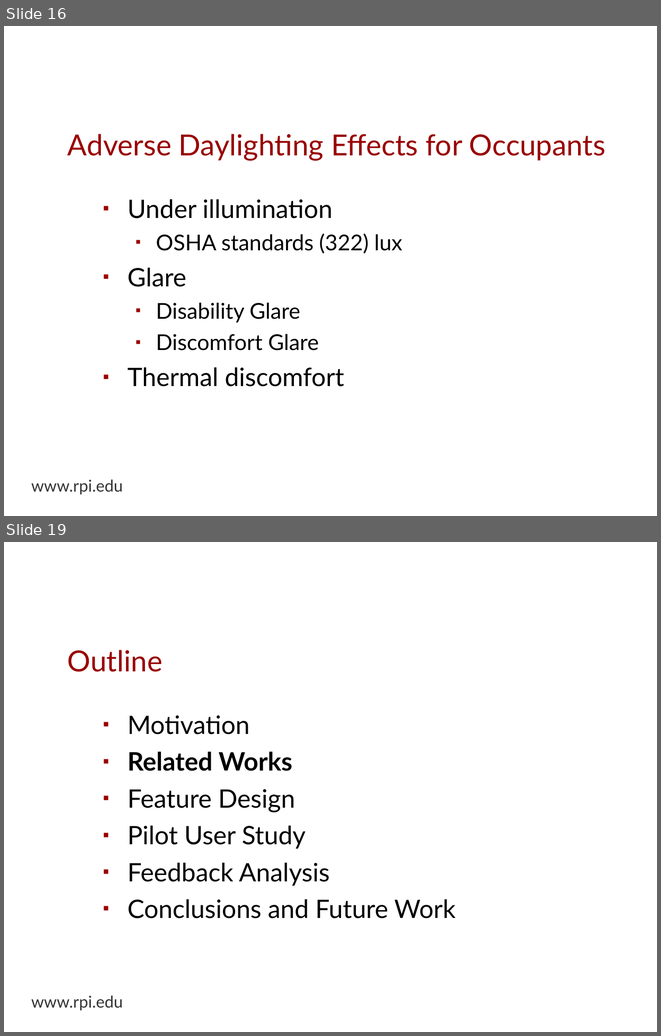
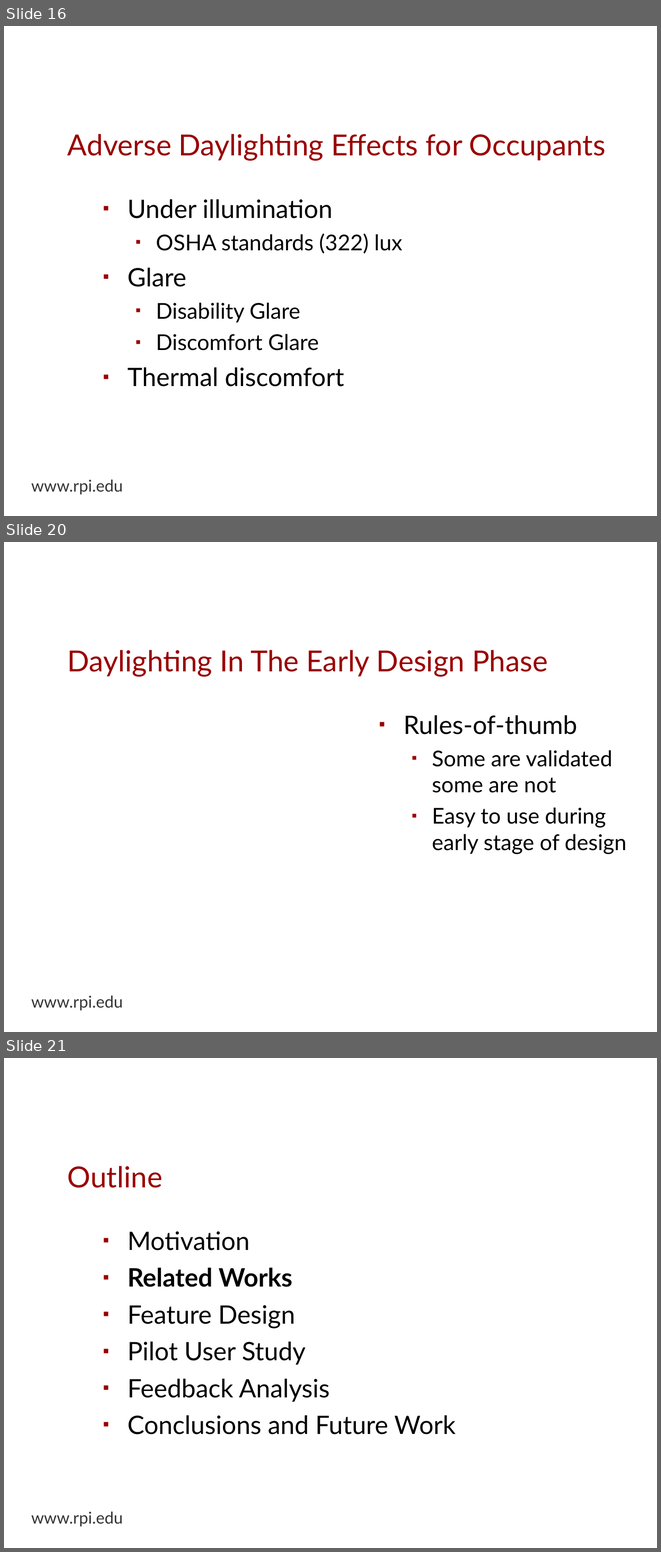
Before and after one commit to espinm2/master_presentation, a slide deck: max_espinoza.odp. Shown one above the other, each under a label of ours: slides 16 and 19 before the commit, slides 16, 20 and 21 after it; the slides between them are not shown. The pictures are 661x1036 and 661x1552 pixels, drawn with LibreOffice and Linux fonts; fonts in the diff are those of the drawing; background and template pictures are left out. Boxes give left, top, right and bottom in pixels: in the first picture for what was removed or moved away, otherwise in the second. Text is boxed around its words. In the diff, an @@ line names an element or a change of style, - is before the commit and + after.

```diff
--- a/max_espinoza.odp
+++ b/max_espinoza.odp
@@ slide 20 added at [4,542,657,1032], background picture (left out); not listed: 1 template element that a slide beside it also shows @@
@@ title added at [68,650,548,677], 32 pt, text #990000 @@
+Daylighting In The Early Design Phase
@@ text added at [404,715,627,854], 24 pt, text #000000 @@
+▪ Rules-of-thumb
+  ▪ Some are validated some are not
+  ▪ Easy to use during early stage of design
@@ what was slide 19 is now slide 21 @@
```
Also in this commit, not shown: 2 slides changed, 1 other slide added, 1 other file.
